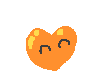
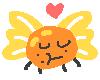
The second 100px x 80px image is a revision of the first. Changes to its layers:
added layer "heart0" above "eat1" over [left=46, top=3, right=64, bottom=19]
added layer "eat0" above "eyes6" over [left=37, top=40, right=71, bottom=65]
hid "eyes4", painted on it over [left=39, top=39, right=70, bottom=56]
hid "body3" over [left=26, top=26, right=77, bottom=71]
showed "body0" over [left=26, top=26, right=78, bottom=70]
showed "legs1" over [left=24, top=54, right=81, bottom=74]
showed "wings2" over [left=2, top=11, right=98, bottom=60]
